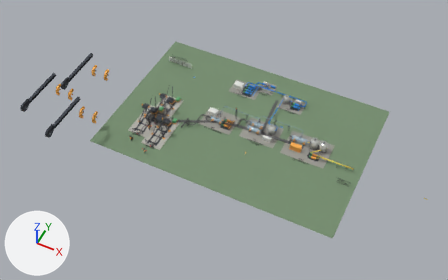
Before and after pictures for a commit that changed the Blender file field_development_complex_new.blend.
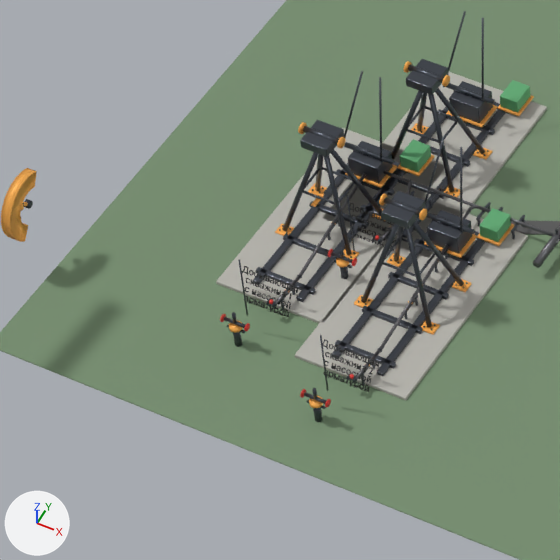
Each version appears first whole from a 50 mm camera at (42.7, -96.0, 112.2) aimed at (-0.9, -8.7, 3.0), and next in a close-up on the part from 20% to 41% of the width and 30% to 63% of the height. The lights are fixed; the arrows at lower left show +X, +Y and +Z. The last two pictures show the newer version.

In view in the first close-up: 'Field_ground', 'Producing_well_1_gearbox', 'Producing_well_1_pad', 'Producing_well_2_counterweight_segment_R', 'Producing_well_2_gearbox', 'Producing_well_2_pad', 'Producing_well_2_saddle', 'Producing_well_2_skid_rail_+1.05', 'Producing_well_2_skid_rail_-1.05', 'Producing_well_3_gearbox', 'Producing_well_3_pad', 'Producing_well_3_skid_rail_+1.05' and 111 more.
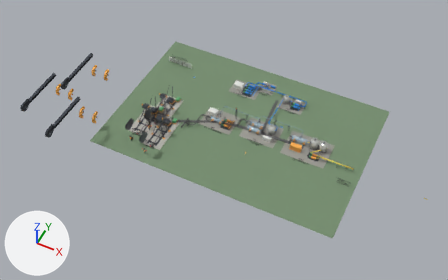
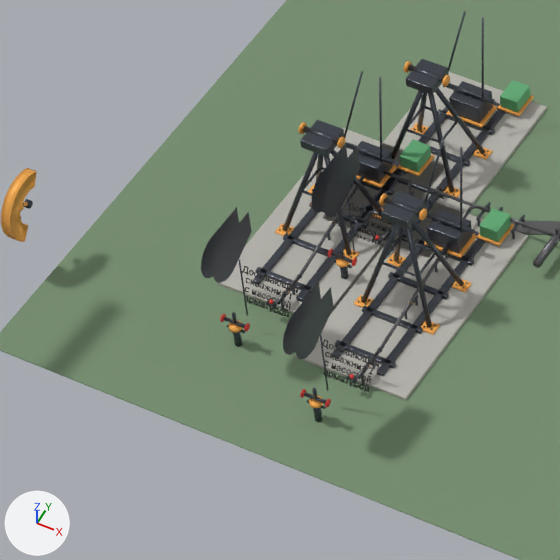
The change, as a list of edits to the scene's bpy script:
```text
Add ob_producing_well_3_horse_head_plate_r:
    ob_producing_well_3_horse_head_plate_r = bpy.data.objects.new('Producing_well_3_horse_head_plate_R', me_producing_well_3_horse_head_plate_rmesh)  # 16 vertices, 1 face; spans x -19.72, y -12.59..-9.8, z 4.34..6.36; in mat_dark_steel (dark grey #50555d)
    ob_producing_well_3_horse_head_plate_r.location = (0.0, 0.0, 0.0)
Add ob_producing_well_3_horse_head_plate_l:
    ob_producing_well_3_horse_head_plate_l = bpy.data.objects.new('Producing_well_3_horse_head_plate_L', me_producing_well_3_horse_head_plate_lmesh)  # 16 vertices, 1 face; spans x -20.28, y -12.59..-9.8, z 4.34..6.36; in mat_dark_steel (dark grey #50555d)
    ob_producing_well_3_horse_head_plate_l.location = (0.0, 0.0, 0.0)
Add ob_producing_well_2_horse_head_plate_r:
    ob_producing_well_2_horse_head_plate_r = bpy.data.objects.new('Producing_well_2_horse_head_plate_R', me_producing_well_2_horse_head_plate_rmesh)  # 16 vertices, 1 face; spans x -16.72, y -19.59..-16.8, z 4.34..6.36; in mat_dark_steel (dark grey #50555d)
    ob_producing_well_2_horse_head_plate_r.location = (0.0, 0.0, 0.0)
Add ob_producing_well_2_horse_head_plate_l:
    ob_producing_well_2_horse_head_plate_l = bpy.data.objects.new('Producing_well_2_horse_head_plate_L', me_producing_well_2_horse_head_plate_lmesh)  # 16 vertices, 1 face; spans x -17.28, y -19.59..-16.8, z 4.34..6.36; in mat_dark_steel (dark grey #50555d)
    ob_producing_well_2_horse_head_plate_l.location = (0.0, 0.0, 0.0)
Add ob_producing_well_1_horse_head_plate_r:
    ob_producing_well_1_horse_head_plate_r = bpy.data.objects.new('Producing_well_1_horse_head_plate_R', me_producing_well_1_horse_head_plate_rmesh)  # 16 vertices, 1 face; spans x -21.72, y -17.59..-14.8, z 4.34..6.36; in mat_dark_steel (dark grey #50555d)
    ob_producing_well_1_horse_head_plate_r.location = (0.0, 0.0, 0.0)
Add ob_producing_well_1_horse_head_plate_l:
    ob_producing_well_1_horse_head_plate_l = bpy.data.objects.new('Producing_well_1_horse_head_plate_L', me_producing_well_1_horse_head_plate_lmesh)  # 16 vertices, 1 face; spans x -22.28, y -17.59..-14.8, z 4.34..6.36; in mat_dark_steel (dark grey #50555d)
    ob_producing_well_1_horse_head_plate_l.location = (0.0, 0.0, 0.0)
```

Boxes [x1, y1, x2, y2] around the edits, measured in the close-ups (560 x 560 px):
'Producing_well_1_horse_head_plate_R', added: after [213, 212, 252, 283]
'Producing_well_2_horse_head_plate_R', added: after [295, 287, 334, 359]
'Producing_well_3_horse_head_plate_R', added: after [323, 147, 360, 217]
'Producing_well_2_horse_head_plate_L', added: after [283, 282, 321, 355]
'Producing_well_1_horse_head_plate_L', added: after [201, 207, 239, 278]
'Producing_well_3_horse_head_plate_L', added: after [311, 143, 348, 213]
